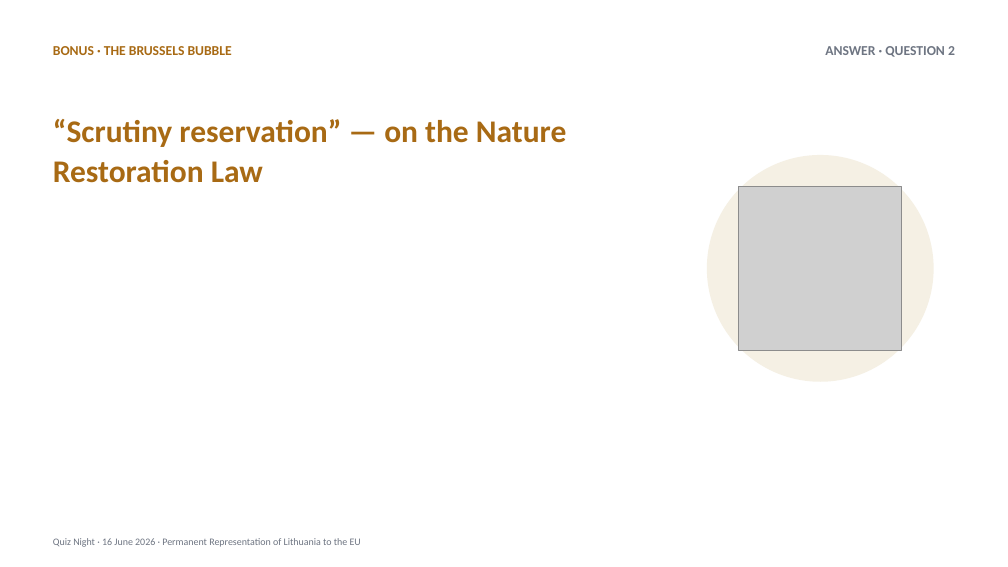
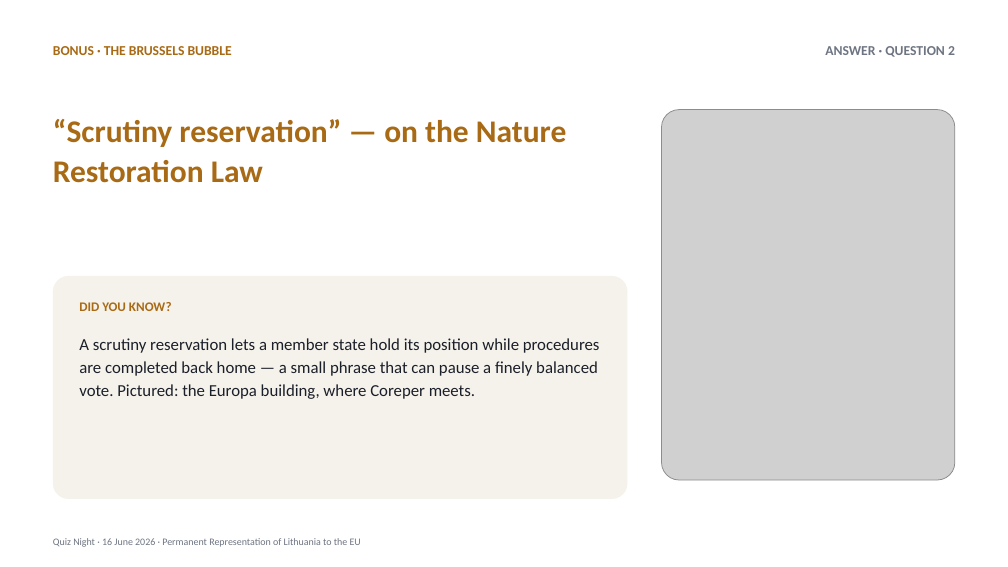
Before and after one commit to splice11/protmusis, a slide deck: slide 46 of Quiz_Night_2026-06-16.pptx. Drawn at 1008x567 pixels with LibreOffice and Linux fonts; fonts in the diff are those of the drawing; grey boxes stand for pictures. Boxes give left, top, right and bottom in pixels: in the first picture for what was removed or moved away, otherwise in the second. Text is boxed around its words. In the diff, an @@ line names an element or a change of style, - is before the commit and + after.

```diff
--- a/Quiz_Night_2026-06-16.pptx
+++ b/Quiz_Night_2026-06-16.pptx
@@ picture added at <box>662,110,955,480</box> @@
@@ ellipse removed at <box>707,155,934,382</box> @@
@@ picture removed at <box>739,187,902,350</box> @@
@@ rounded rectangle added at <box>53,276,628,499</box>, fill #F5F2EB @@
@@ text added at <box>79,302,172,311</box>, 12.5 pt, text #A86A14, bold @@
+DID YOU KNOW?
@@ text added at <box>79,338,600,399</box>, 16 pt, text #1B1F29 @@
+A scrutiny reservation lets a member state hold its position while procedures are completed back home — a small phrase that can pause a finely balanced vote. Pictured: the Europa building, where Coreper meets.
```
Also in this commit, not shown: 18 other slides changed, 46 other files.
